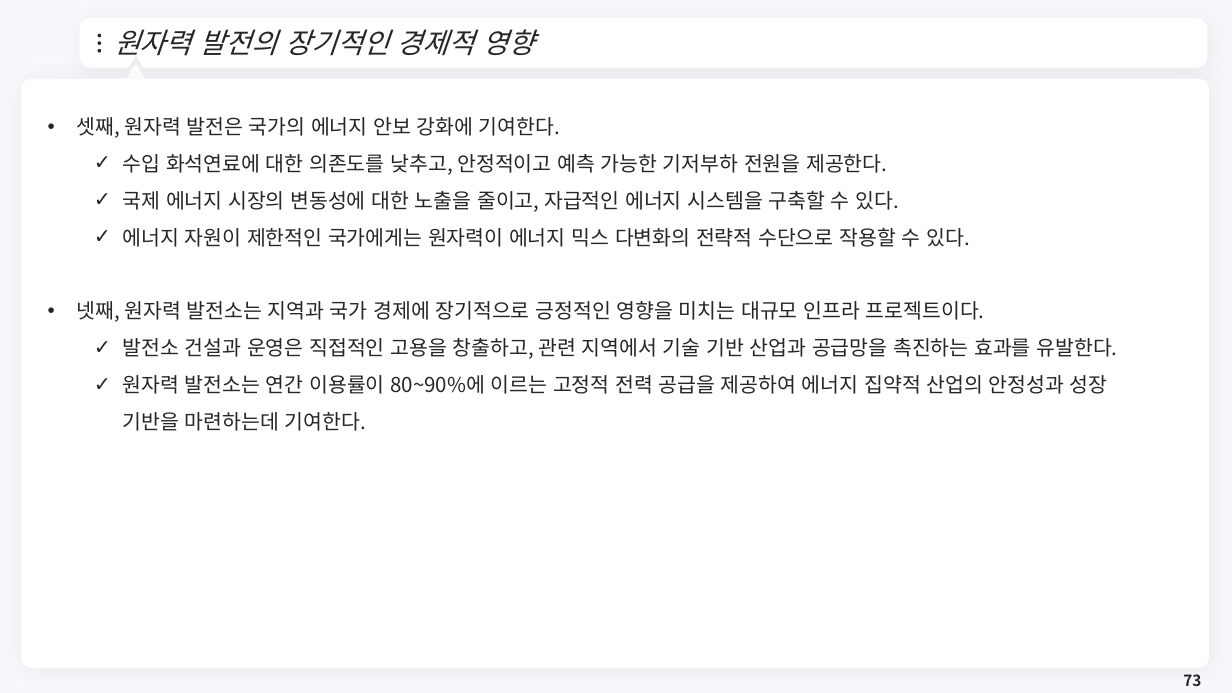
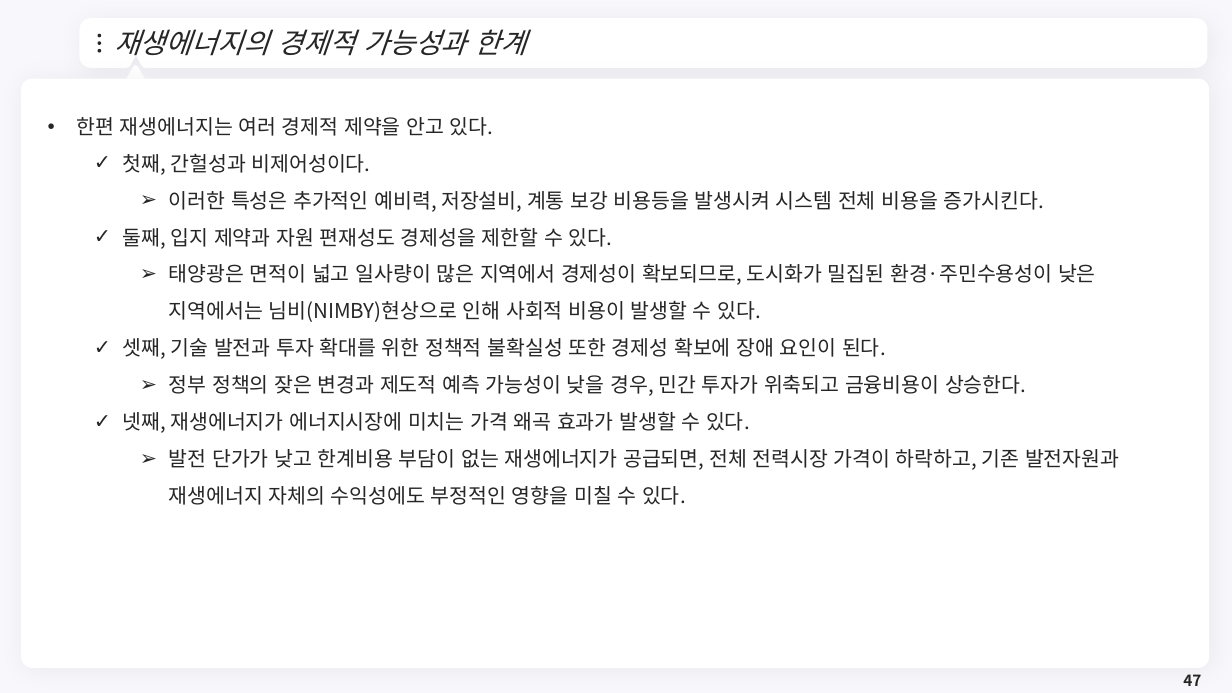
Before and after one commit to meandthey/Teaching, a slide deck: slide 47 of 에너지경제학/자원에너지경제학_Chapter_6 (재생에너지).pptx (slide 73 before the commit). Drawn at 1232x693 pixels with LibreOffice and Linux fonts; fonts in the diff are those of the drawing; background and template pictures are left out. Boxes give left, top, right and bottom in pixels: in the first picture for what was removed or moved away, otherwise in the second. Text is boxed around its words. In the diff, an @@ line names an element or a change of style, - is before the commit and + after.

```diff
--- a/에너지경제학/자원에너지경제학_Chapter_6 (재생에너지).pptx
+++ b/에너지경제학/자원에너지경제학_Chapter_6 (재생에너지).pptx
@@ title at [114, 29, 527, 56]: text changed @@
-원자력 발전의 장기적인 경제적 영향
+재생에너지의 경제적 가능성과 한계
@@ text at [76, 117, 1119, 505]: text changed @@
-• 셋째, 원자력 발전은 국가의 에너지 안보 강화에 기여한다.
-  ✓ 수입 화석연료에 대한 의존도를 낮추고, 안정적이고 예측 가능한 기저부하 전원을 제공한다.
-  ✓ 국제 에너지 시장의 변동성에 대한 노출을 줄이고, 자급적인 에너지 시스템을 구축할 수 있다.
-  ✓ 에너지 자원이 제한적인 국가에게는 원자력이 에너지 믹스 다변화의 전략적 수단으로 작용할 수 있다.
-• 넷째, 원자력 발전소는 지역과 국가 경제에 장기적으로 긍정적인 영향을 미치는 대규모 인프라 프로젝트이다.
-  ✓ 발전소 건설과 운영은 직접적인 고용을 창출하고, 관련 지역에서 기술 기반 산업과 공급망을 촉진하는 효과를 유발한다.
-  ✓ 원자력 발전소는 연간 이용률이 80~90%에 이르는 고정적 전력 공급을 제공하여 에너지 집약적 산업의 안정성과 성장 기반을 마련하는데 기여한다.
+• 한편 재생에너지는 여러 경제적 제약을 안고 있다.
+  ✓ 첫째, 간헐성과 비제어성이다.
+    ➢ 이러한 특성은 추가적인 예비력, 저장설비, 계통 보강 비용등을 발생시켜 시스템 전체 비용을 증가시킨다.
+  ✓ 둘째, 입지 제약과 자원 편재성도 경제성을 제한할 수 있다.
+    ➢ 태양광은 면적이 넓고 일사량이 많은 지역에서 경제성이 확보되므로, 도시화가 밀집된 환경·주민수용성이 낮은 지역에서는 님비(NIMBY)현상으로 인해 사회적 비용이 발생할 수 있다.
+  ✓ 셋째, 기술 발전과 투자 확대를 위한 정책적 불확실성 또한 경제성 확보에 장애 요인이 된다.
+    ➢ 정부 정책의 잦은 변경과 제도적 예측 가능성이 낮을 경우, 민간 투자가 위축되고 금융비용이 상승한다.
+  ✓ 넷째, 재생에너지가 에너지시장에 미치는 가격 왜곡 효과가 발생할 수 있다.
+    ➢ 발전 단가가 낮고 한계비용 부담이 없는 재생에너지가 공급되면, 전체 전력시장 가격이 하락하고, 기존 발전자원과 재생에너지 자체의 수익성에도 부정적인 영향을 미칠 수 있다.
@@ page number at [1183, 674, 1201, 686]: text changed @@
-73
+47
```
Also in this commit, not shown: 3 other slides changed, 41 slides removed, 1 other file.
